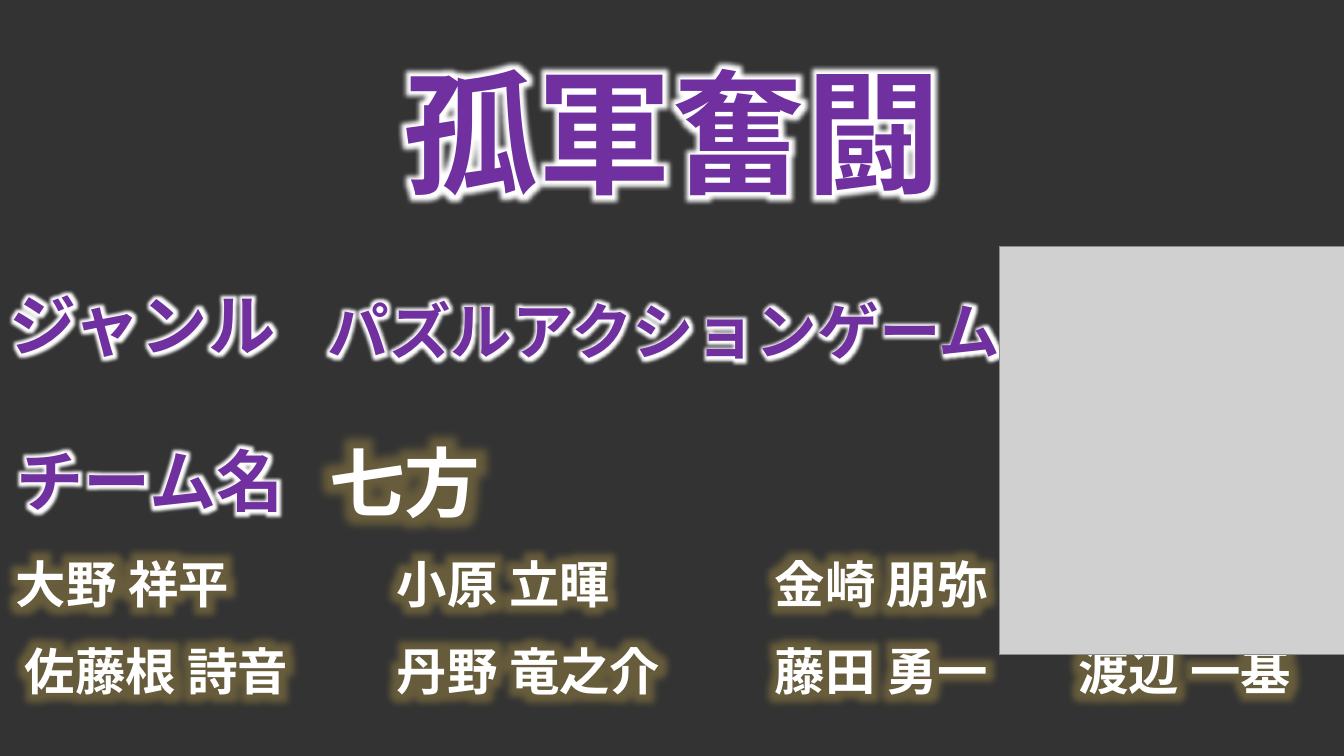
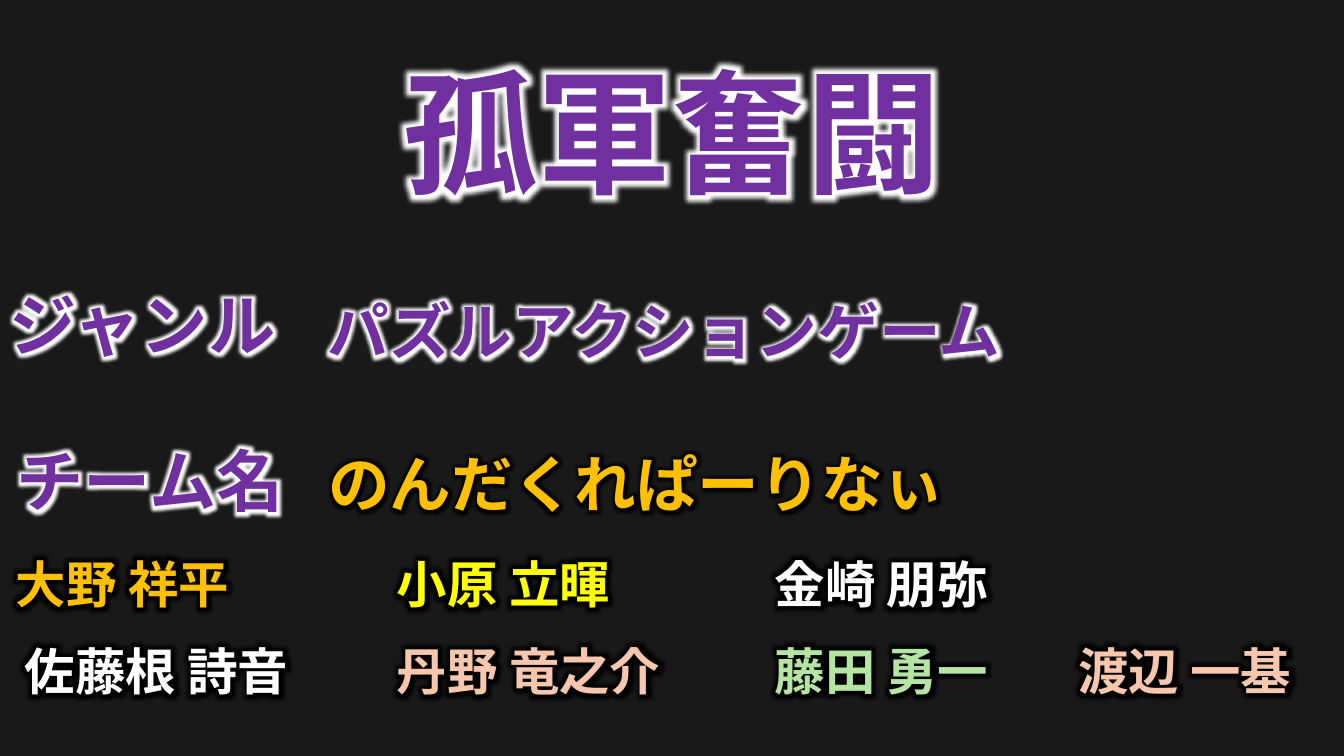
Before and after one commit to TomoyaKanazaki/TeamNinja, a slide deck: slide 2 of 98_plan/00_pptx/100_mainplan.pptx (slide 1 before the commit). Drawn at 1344x756 pixels with LibreOffice and Linux fonts; fonts in the diff are those of the drawing; grey boxes stand for pictures; background and template pictures are left out. Boxes give left, top, right and bottom in pixels: in the first picture for what was removed or moved away, otherwise in the second. Text is boxed around its words. In the diff, an @@ line names an element or a change of style, - is before the commit and + after.

```diff
--- a/98_plan/00_pptx/100_mainplan.pptx
+++ b/98_plan/00_pptx/100_mainplan.pptx
@@ rectangle at (0, 0, 1344, 756): fill #000000 at 80% opacity to #000000 at 90% opacity @@
@@ picture removed at (999, 247, 1344, 655) @@
@@ text at (328, 454, 944, 512): text changed; size 54 to 44 pt; text colour #FFFFFF to gradient #FFFFFF to #FFC000 to #FFFF00 @@
-七方
+のんだくれぱーりなぃ
@@ text "大野 祥平" at (16, 560, 229, 608): text colour #FFFFFF to gradient #FFFFFF to #FFC000 to #FFFF00 @@
@@ text "小原 立暉" at (397, 560, 610, 608): text colour #FFFFFF to gradient #FFFF00 to #E97132 @@
@@ text "金崎 朋弥" at (775, 560, 988, 608): text colour #FFFFFF to gradient #FFFFFF to #49E0F4 @@
@@ text "佐藤根 詩音" at (25, 647, 288, 695): text colour #FFFFFF to gradient #FFFFFF to #FBE05B @@
@@ text "丹野 竜之介" at (397, 647, 660, 695): text colour #FFFFFF to gradient #FFFF00 to #F6C6AD to #C04F15 to #80350E @@
@@ text "藤田 勇一" at (775, 647, 988, 695): text colour #FFFFFF to gradient #B4E5A2 to #3B7D23 @@
@@ text "渡辺 一基" at (1078, 647, 1292, 695): text colour #FFFFFF to gradient #F6C6AD to #EEAA58 @@
```
Also in this commit, not shown: 8 other slides changed, 1 slide added, 2 other files.
